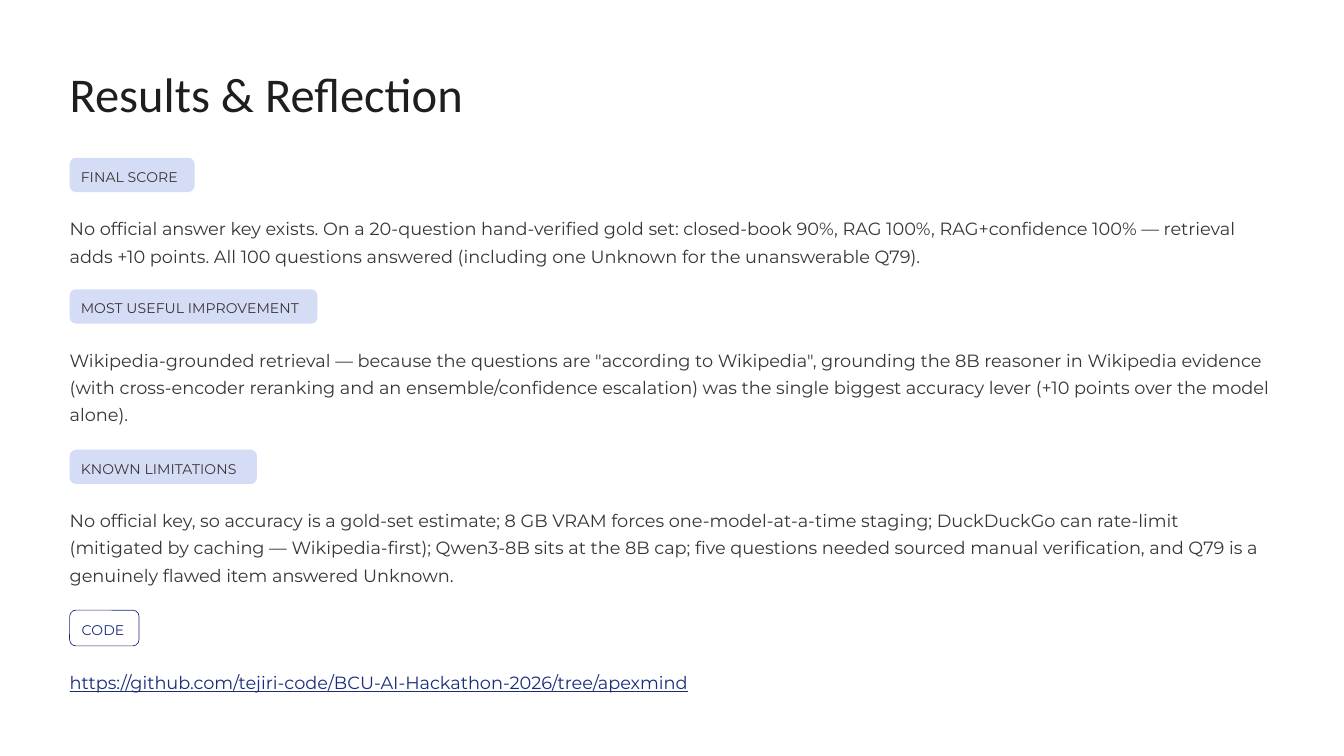
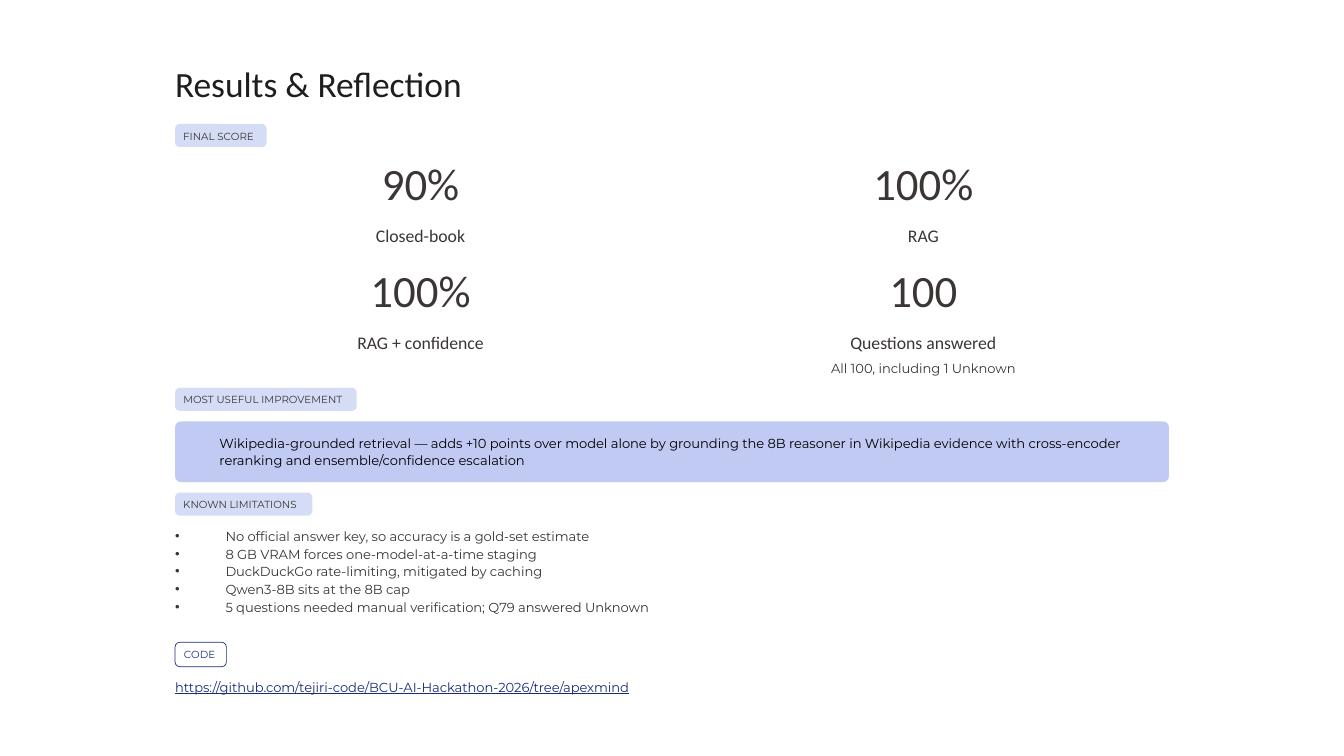
Before and after one commit to tejiri-code/BCU-AI-Hackathon-2026, a slide deck: slide 3 of slides/ApexMind-BCU-AI-Hackathon-2026.pptx. Drawn at 1344x756 pixels with LibreOffice and Linux fonts; fonts in the diff are those of the drawing; background and template pictures are left out. Boxes give left, top, right and bottom in pixels: in the first picture for what was removed or moved away, otherwise in the second. Text is boxed around its words. In the diff, an @@ line names an element or a change of style, - is before the commit and + after.

```diff
--- a/slides/ApexMind-BCU-AI-Hackathon-2026.pptx
+++ b/slides/ApexMind-BCU-AI-Hackathon-2026.pptx
@@ text "Results & Reflection" moved from (x1=70, y1=78, x2=463, y2=113) to (x1=175, y1=72, x2=462, y2=98) @@
@@ text "Results & Reflection" at (x1=175, y1=72, x2=462, y2=98): size 26 to 19 pt @@
@@ rounded rectangle resized from (x1=70, y1=157, x2=195, y2=192) to (x1=175, y1=124, x2=266, y2=146) @@
@@ text "FINAL SCORE" moved from (x1=81, y1=172, x2=178, y2=182) to (x1=183, y1=132, x2=254, y2=140) @@
@@ text added at (x1=382, y1=169, x2=459, y2=201), 24 pt, text #3B3535 @@
+90%
@@ text added at (x1=873, y1=169, x2=973, y2=201), 24 pt, text #3B3535 @@
+100%
@@ text removed at (x1=70, y1=221, x2=1235, y2=267) @@
-No official answer key exists. On a 20-question hand-verified gold set: closed-book 90%, RAG 100%, RAG+confidence 100% — retrieval adds +10 points. All 100 questions answered (including one Unknown for the unanswerable Q79).
@@ text added at (x1=376, y1=229, x2=465, y2=242), 9.5 pt, text #3B3535 @@
+Closed-book
@@ text added at (x1=908, y1=230, x2=939, y2=242), 9.5 pt, text #3B3535 @@
+RAG
@@ text added at (x1=370, y1=276, x2=470, y2=308), 24 pt, text #3B3535 @@
+100%
@@ text added at (x1=889, y1=278, x2=957, y2=308), 24 pt, text #3B3535 @@
+100
@@ text added at (x1=357, y1=336, x2=484, y2=349), 9.5 pt, text #3B3535 @@
+RAG + confidence
@@ text added at (x1=850, y1=336, x2=996, y2=352), 9.5 pt, text #3B3535 @@
+Questions answered
@@ proportions changed in 4 elements at (x1=175, y1=124, x2=266, y2=146), (x1=175, y1=642, x2=226, y2=667), (x1=175, y1=493, x2=312, y2=516), (x1=175, y1=388, x2=356, y2=411) @@
@@ rounded rectangle resized from (x1=70, y1=289, x2=317, y2=324) to (x1=175, y1=388, x2=356, y2=411) @@
@@ text added at (x1=831, y1=363, x2=1016, y2=376), 7 pt, text #3B3535 @@
+All 100, including 1 Unknown
@@ size 7.5 to 5.5 pt; line spacing 1.29 to 1.13 in 4 elements at (x1=183, y1=132, x2=254, y2=140), (x1=184, y1=650, x2=215, y2=658), (x1=183, y1=500, x2=297, y2=508), (x1=183, y1=395, x2=342, y2=403) @@
@@ text "MOST USEFUL IMPROVEMENT" moved from (x1=81, y1=303, x2=299, y2=313) to (x1=183, y1=395, x2=342, y2=403) @@
@@ rounded rectangle added at (x1=175, y1=422, x2=1168, y2=482), fill #C0CAF2 @@
@@ text at (x1=219, y1=438, x2=1121, y2=468): text changed; size 9.5 to 7 pt; text colour #3B3535 to #000000 @@
-Wikipedia-grounded retrieval — because the questions are "according to Wikipedia", grounding the 8B reasoner in Wikipedia evidence (with cross-encoder reranking and an ensemble/confidence escalation) was the single biggest accuracy lever (+10 points over the model alone).
+Wikipedia-grounded retrieval — adds +10 points over model alone by grounding the 8B reasoner in Wikipedia evidence with cross-encoder reranking and ensemble/confidence escalation
@@ rounded rectangle resized from (x1=70, y1=450, x2=257, y2=485) to (x1=175, y1=493, x2=312, y2=516) @@
@@ text "KNOWN LIMITATIONS" moved from (x1=81, y1=464, x2=237, y2=474) to (x1=183, y1=500, x2=297, y2=508) @@
@@ text at (x1=226, y1=531, x2=649, y2=615): text changed; size 9.5 to 7 pt @@
-No official key, so accuracy is a gold-set estimate; 8 GB VRAM forces one-model-at-a-time staging; DuckDuckGo can rate-limit (mitigated by caching — Wikipedia-first); Qwen3-8B sits at the 8B cap; five questions needed sourced manual verification, and Q79 is a genuinely flawed item answered Unknown.
+• No official answer key, so accuracy is a gold-set estimate
+• 8 GB VRAM forces one-model-at-a-time staging
+• DuckDuckGo rate-limiting, mitigated by caching
+• Qwen3-8B sits at the 8B cap
+• 5 questions needed manual verification; Q79 answered Unknown
@@ rounded rectangle resized from (x1=70, y1=610, x2=140, y2=646) to (x1=175, y1=642, x2=226, y2=667) @@
@@ text "CODE" moved from (x1=82, y1=625, x2=125, y2=635) to (x1=184, y1=650, x2=215, y2=658) @@
@@ text "https://github.com/tejiri-code/BCU-AI-Hackathon-2026/tree/ap ..." moved from (x1=70, y1=674, x2=688, y2=693) to (x1=175, y1=681, x2=629, y2=695) @@
@@ text "https://github.com/tejiri-code/BCU-AI-Hackathon-2026/tree/ap ..." at (x1=175, y1=681, x2=629, y2=695): size 9.5 to 7 pt; line spacing 1.29 to 1.13 @@
```
Also in this commit, not shown: 1 slide added, 1 slide removed.
